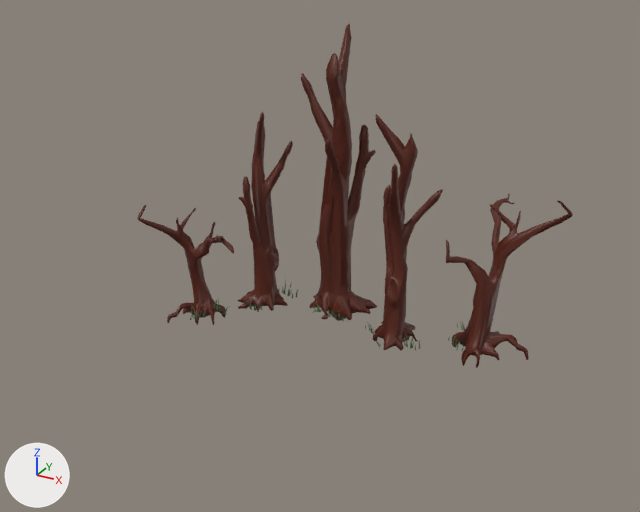
Renders of the glTF model assets/carousel_b.glb from each side of a commit.
One viewpoint serves both versions: a camera (50 mm lens) standing at (6.23, -9.87, 6.78) and looking at (-0.34, 2.07, 0.81). The axes (+X, +Y, +Z) are drawn at lower left. The lights are the same throughout. Where no turn or scale is listed for an object, it has been applied to the vertices.

The first picture shows 'bgTree_01.001', 'bgTree_01.003', 'bgTree_03', 'bgTree_03.001', 'bgTree_03.002'.
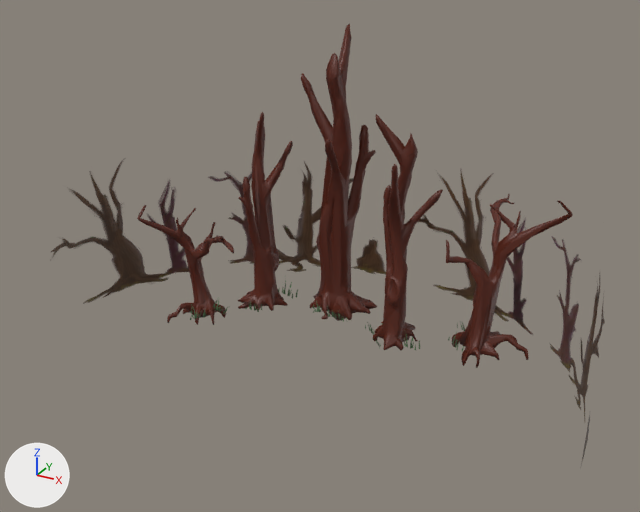
Location of each change, (x1, y1, x2, y2) in pixels of the pictures (640 x 512 px):
'Cylinder', added (brown): after (51, 159, 605, 469)

The change, as a diff of the scene's bpy script:
```diff
--- a/assets/carousel_b.glb.py
+++ b/assets/carousel_b.glb.py
@@ img_bilboard_trees_test01_small_bilboard_trees_test01_small_alpha @@
+img_bilboard_trees_test01_small_bilboard_trees_test01_small_alpha = load_image('bilboard_trees_test01_small-bilboard_trees_test01_small_alpha', '_unpacked/bilboard_trees_test01_small-bilboard_trees_test01_small_alpha', 1024, 1024, 'sRGB')
@@ mat_background_trees_test01 @@
+mat_background_trees_test01 = principled_material('background_trees_test01')
+mat_background_trees_test01.texture = img_bilboard_trees_test01_small_bilboard_trees_test01_small_alpha  # with its transparency
@@ me_cylinder @@
+me_cylinder.from_pydata(...)  # 51 vertices, 64 faces; spans x -4.62..4.62, y 0.0..4.62, z -0.7..2.3
+me_cylinder.materials.append(mat_background_trees_test01)  # picture img_bilboard_trees_test01_small_bilboard_trees_test01_small_alpha
@@ ob_cylinder @@
+ob_cylinder = bpy.data.objects.new('Cylinder', me_cylinder)
+ob_cylinder.location = (0.0, 0.0, 0.0)
```
